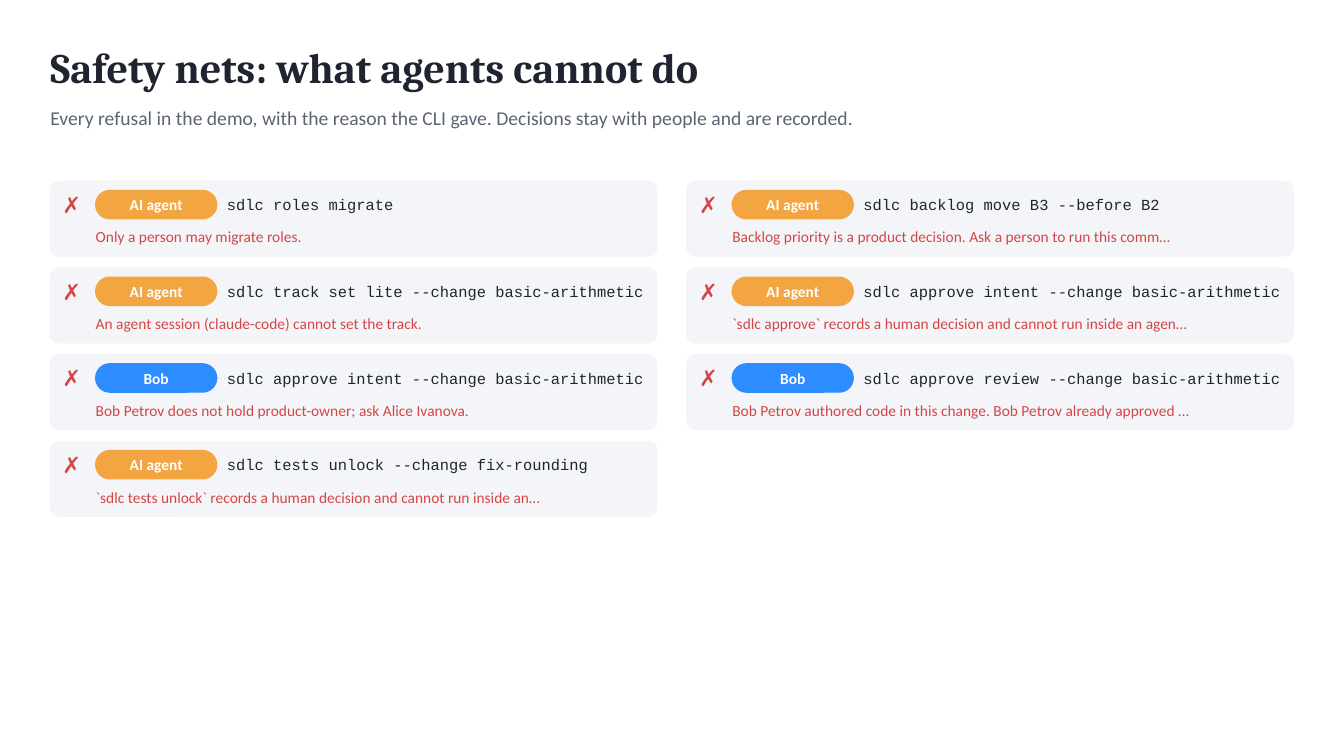
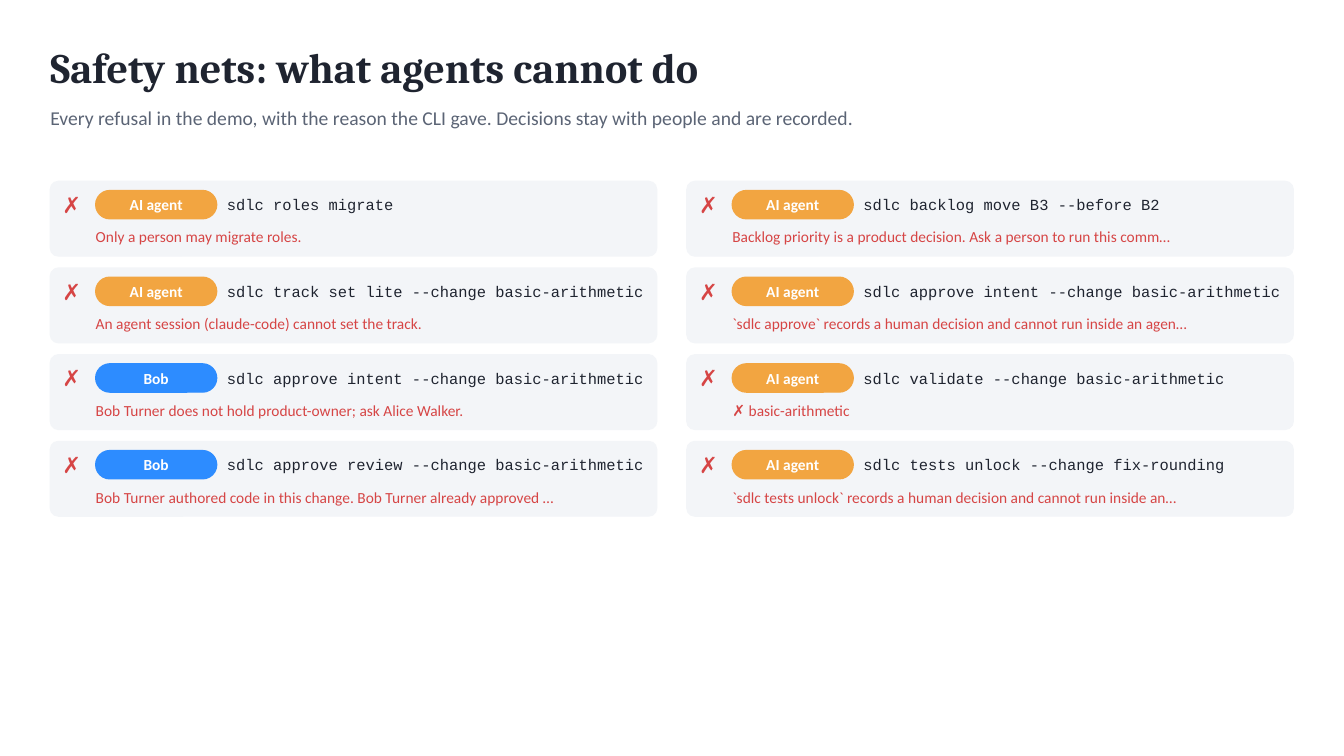
Before and after one commit to marin-ai-tech/sdlc, a slide deck: slide 15 of docs/demo/scdl-calculator-demo.en.pptx (slide 12 before the commit). Drawn at 1344x756 pixels with LibreOffice and Linux fonts; fonts in the diff are those of the drawing. Boxes give left, top, right and bottom in pixels: in the first picture for what was removed or moved away, otherwise in the second. Text is boxed around its words. In the diff, an @@ line names an element or a change of style, - is before the commit and + after.

```diff
--- a/docs/demo/scdl-calculator-demo.en.pptx
+++ b/docs/demo/scdl-calculator-demo.en.pptx
@@ rounded rectangle at bbox=[732, 364, 853, 392]: fill #2D8CFF to #F2A541; outline #2D8CFF 1 pt to #F2A541 1 pt @@
@@ text at bbox=[766, 374, 819, 387]: text changed @@
-Bob
+AI agent
@@ text at bbox=[863, 373, 1224, 387]: text changed @@
-sdlc approve review --change basic-arithmetic
+sdlc validate --change basic-arithmetic
@@ text at bbox=[96, 405, 463, 419]: text changed @@
-Bob Petrov does not hold product-owner; ask Alice Ivanova.
+Bob Turner does not hold product-owner; ask Alice Walker.
@@ text at bbox=[749, 405, 850, 416]: text changed @@
-Bob Petrov authored code in this change. Bob Petrov already approved …
+✗ basic-arithmetic
@@ rounded rectangle added at bbox=[688, 442, 1294, 516], fill #F3F5F8, outline #F3F5F8 1 pt @@
@@ rounded rectangle at bbox=[96, 451, 217, 479]: fill #F2A541 to #2D8CFF; outline #F2A541 1 pt to #2D8CFF 1 pt @@
@@ text at bbox=[144, 459, 169, 470]: text changed @@
-AI agent
+Bob
@@ text at bbox=[227, 459, 643, 473]: text changed @@
-sdlc tests unlock --change fix-rounding
+sdlc approve review --change basic-arithmetic
@@ text added at bbox=[699, 450, 729, 480], 16 pt, text #D64545, bold @@
+✗
@@ rounded rectangle added at bbox=[732, 451, 853, 479], fill #F2A541, outline #F2A541 1 pt @@
@@ text added at bbox=[766, 460, 819, 473], 11 pt, text #FFFFFF, bold @@
+AI agent
@@ text added at bbox=[863, 459, 1224, 473], 11 pt, text #1F2430 @@
+sdlc tests unlock --change fix-rounding
@@ text at bbox=[96, 492, 539, 506]: text changed @@
-`sdlc tests unlock` records a human decision and cannot run inside an…
+Bob Turner authored code in this change. Bob Turner already approved …
@@ text added at bbox=[732, 492, 1176, 503], 11 pt, text #D64545 @@
+`sdlc tests unlock` records a human decision and cannot run inside an…
```
Also in this commit, not shown: 10 other slides changed, 3 slides added, 37 other files.
